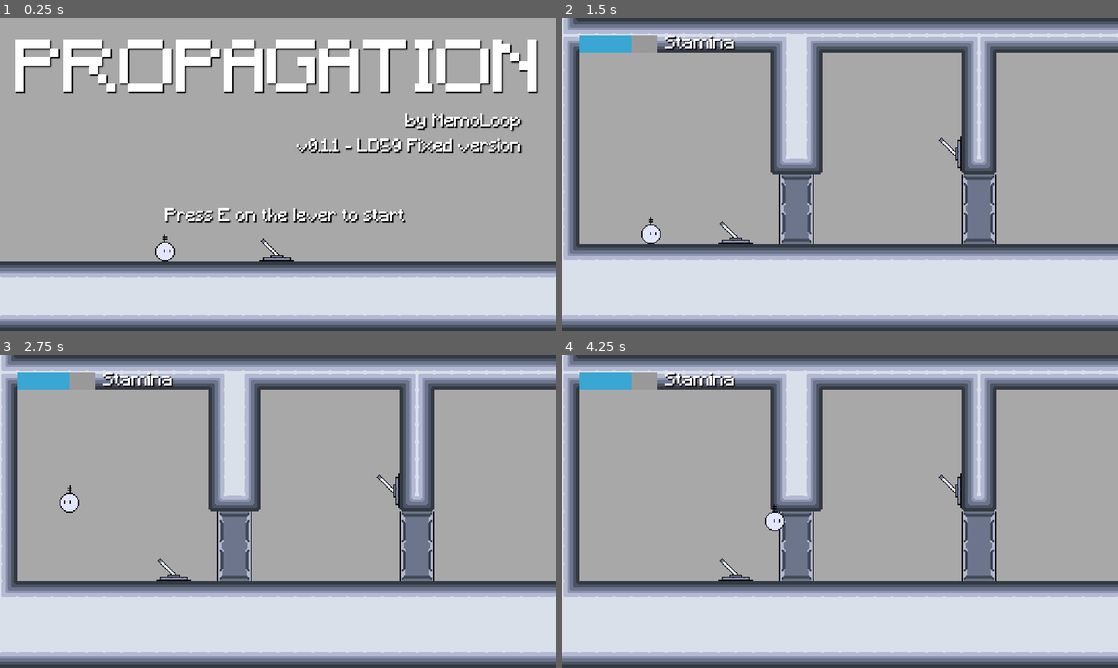
Above: before the commit, frames 1-4 (two rows, left to right).
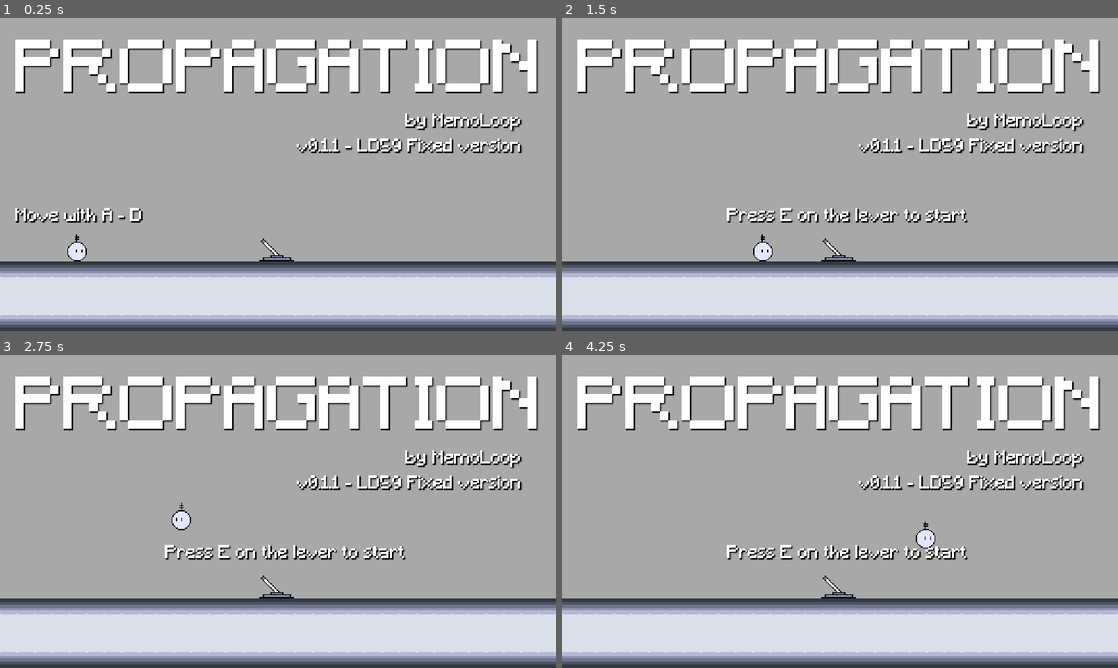
Above: after the commit, the same moments.

Repository: memoloop/ld-59
Game: Godot game, scene res://scenes/title_screen/title_screen.tscn
Same seed, same stepped clock (60 frames per second), same inputs: the game is played once before the commit and once after it. Sound files missing from this copy of the repository are replaced by a short silence.
Inputs:
- Up to frame 1 (0.25 s): no input
- Up to frame 2 (1.5 s): tap E (interact) at 0.5, 1.25 s; hold Space (jump) 0.53-1.28 s; hold D (move_right) from 0.53 s (still down); tap Q (emit_signal) at 1.35 s
- Up to frame 3 (2.75 s): tap Space (jump) at 1.52, 1.55, 1.82, 2.3 s; tap E (interact) at 2 s; release D (move_right) at 2.03 s; hold A (move_left) from 2.03 s (still down); hold E (interact) from 2.03 s (still down)
- Up to frame 4 (4.25 s): release A (move_left) at 2.78 s; release E (interact) at 2.78 s; hold D (move_right) from 2.78 s (still down); tap Space (jump) at 2.85, 3.02, 3.32, 3.77, 3.8, 4.07 s; tap E (interact) at 3.5 s; hold Q (emit_signal) from 3.53 s (still down)

The runs differ from the first frame. In frame 1, 2.2% of the frame differs, in the area x 2-73%, y 60-78%; in frame 2, 40%; in frame 3, 40%, in the area x 0-100%, y 0-83%; in frame 4, 40%.

Commit message:
feat: add tutorial labels

Diff:
--- a/gui/gui.tscn
+++ b/gui/gui.tscn
@@ -59,10 +59,10 @@
 anchor_top = 0.5
 anchor_right = 0.5
 anchor_bottom = 0.5
-offset_left = -20.0
-offset_top = -8.0
-offset_right = 20.0
-offset_bottom = 8.0
+offset_left = -52.0
+offset_top = -97.0
+offset_right = 54.0
+offset_bottom = -65.0
 grow_horizontal = 2
 grow_vertical = 2
 theme_override_font_sizes/font_size = 32
--- a/project.godot
+++ b/project.godot
@@ -11,7 +11,7 @@
 [application]
 
 config/name="Propagation"
-config/version="0.1.1"
+config/version="0.1.2-dev"
 run/main_scene="uid://bt1j3uvqp3xai"
 config/features=PackedStringArray("4.6", "GL Compatibility")
 boot_splash/show_image=false
--- a/scenes/game/game.tscn
+++ b/scenes/game/game.tscn
@@ -59,6 +59,16 @@
 rotation = 4.712389
 scale = Vector2(-1, 1)
 
+[node name="InfoLabel" type="Label" parent="SecondSection" unique_id=482590949]
+z_index = 10
+offset_left = 259.0
+offset_top = 50.0
+offset_right = 352.0
+offset_bottom = 104.0
+theme_override_colors/font_shadow_color = Color(0, 0, 0, 1)
+text = "Press SPACE to jump"
+autowrap_mode = 3
+
 [node name="ThirdSection" type="Node" parent="." unique_id=642000528]
 
 [node name="Wall" parent="ThirdSection" unique_id=94069584 node_paths=PackedStringArray("signal_propagator") instance=ExtResource("5_iywne")]
@@ -176,6 +186,15 @@
 distance = 100.0
 direction = Vector2(0, -1)
 
+[node name="InfoLabel" type="Label" parent="SeventhSection" unique_id=704104955]
+z_index = 10
+offset_left = 1142.0
+offset_top = -495.0
+offset_right = 1285.0
+offset_bottom = -479.0
+theme_override_colors/font_shadow_color = Color(0, 0, 0, 1)
+text = "Beware the spikes!	"
+
 [node name="EighthSection" type="Node" parent="." unique_id=870545221]
 
 [node name="MovingPlatform" parent="EighthSection" unique_id=1267209961 instance=ExtResource("8_gee14")]
@@ -207,7 +226,6 @@
 [node name="AudioStreamPlayer" type="AudioStreamPlayer" parent="." unique_id=740767741]
 stream = ExtResource("11_kvpfn")
 volume_db = -10.0
-autoplay = true
 parameters/looping = true
 
 [connection signal="stamina_changed" from="Player" to="." method="_on_player_stamina_changed"]
--- a/scenes/title_screen/title_screen.gd
+++ b/scenes/title_screen/title_screen.gd
@@ -1,4 +1,12 @@
 extends Control
+
+@onready var press_E_label: Label = $PressELabel
+@onready var move_A_D_label: Label = $MoveADLabel
+
+func _unhandled_input(event):
+	if event.is_action_pressed("move_left") or event.is_action_pressed("move_right"):
+		move_A_D_label.hide()
+		press_E_label.show()
 
 func _on_lever_activate_changed(_value: bool):
 	get_tree().change_scene_to_file("res://scenes/game/game.tscn")
--- a/scenes/title_screen/title_screen.tscn
+++ b/scenes/title_screen/title_screen.tscn
@@ -20,7 +20,7 @@
 tile_set = ExtResource("1_fgkus")
 
 [node name="Player" parent="." unique_id=29424215 instance=ExtResource("2_sa3yf")]
-position = Vector2(152, 224)
+position = Vector2(71, 224)
 
 [node name="Lever" parent="." unique_id=84606232 instance=ExtResource("3_s4lrb")]
 position = Vector2(255, 224)
@@ -50,7 +50,8 @@
 theme_override_colors/font_shadow_color = Color(0, 0, 0, 1)
 text = "by MemoLoop"
 
-[node name="StartLabel" type="Label" parent="." unique_id=1500286212]
+[node name="PressELabel" type="Label" parent="." unique_id=1500286212]
+visible = false
 z_index = 10
 layout_mode = 0
 offset_left = 152.0
@@ -70,4 +71,13 @@
 theme_override_colors/font_shadow_color = Color(0, 0, 0, 1)
 text = "v0.1.1 - LD59 Fixed version"
 
+[node name="MoveADLabel" type="Label" parent="." unique_id=1655737888]
+layout_mode = 0
+offset_left = 14.0
+offset_top = 175.0
+offset_right = 54.0
+offset_bottom = 191.0
+theme_override_colors/font_shadow_color = Color(0, 0, 0, 1)
+text = "Move with A - D"
+
 [connection signal="activate_changed" from="Lever" to="." method="_on_lever_activate_changed"]
Not shown, changed: export_presets.cfg
Not shown, changed: CHANGELOG.md
